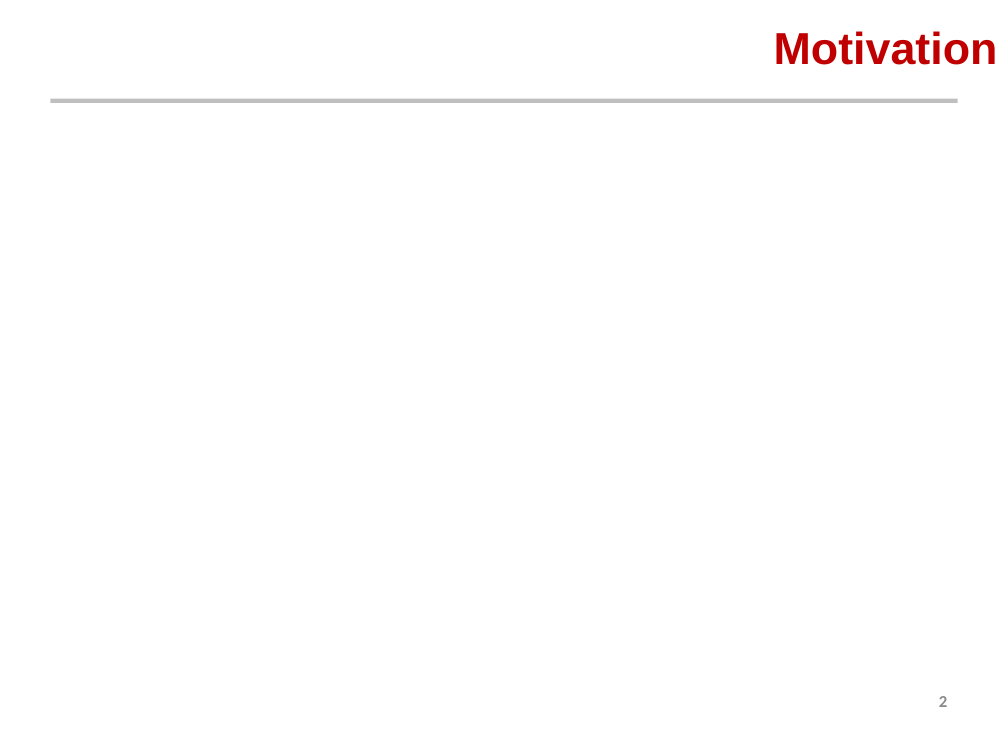
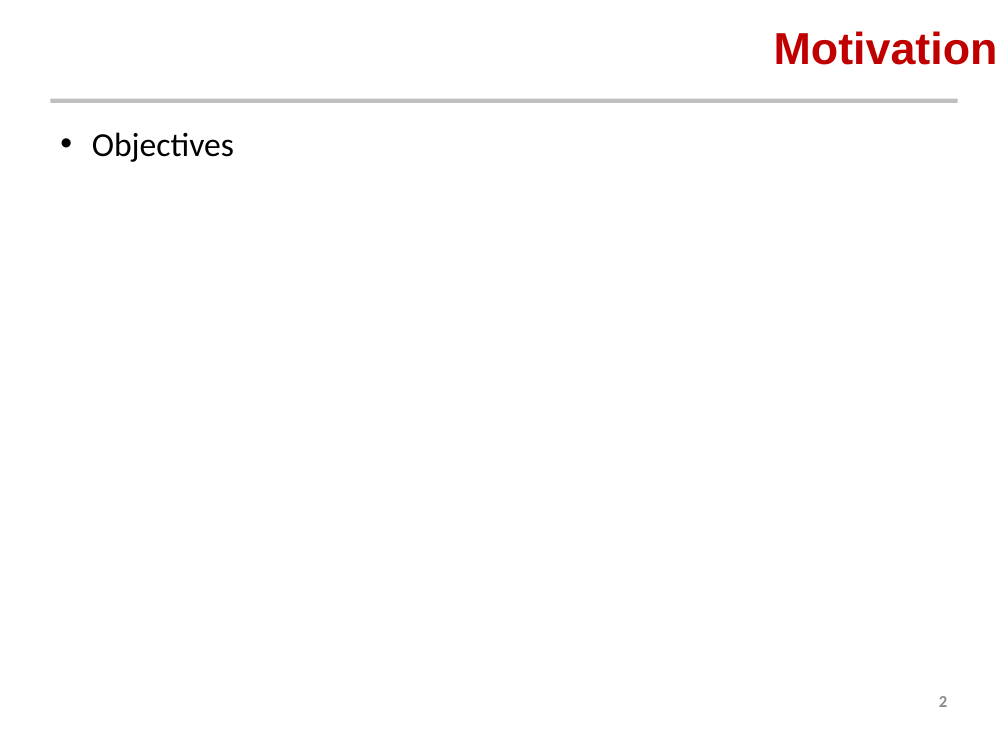
Before and after one commit to AeroSigma/Mars2040, a slide deck: slide 2 of MSDO/Assignment5/Mars 2040 Optimization Presentation.pptx. Drawn at 1008x756 pixels with LibreOffice and Linux fonts; fonts in the diff are those of the drawing; background and template pictures are left out. Boxes give left, top, right and bottom in pixels: in the first picture for what was removed or moved away, otherwise in the second. Text is boxed around its words. In the diff, an @@ line names an element or a change of style, - is before the commit and + after.

```diff
--- a/MSDO/Assignment5/Mars 2040 Optimization Presentation.pptx
+++ b/MSDO/Assignment5/Mars 2040 Optimization Presentation.pptx
@@ text added at (x1=92, y1=132, x2=234, y2=162), 24 pt, text #000000 @@
+• Objectives
```
Also in this commit, not shown: 6 slides added, 1 slide removed, 7 other files.
